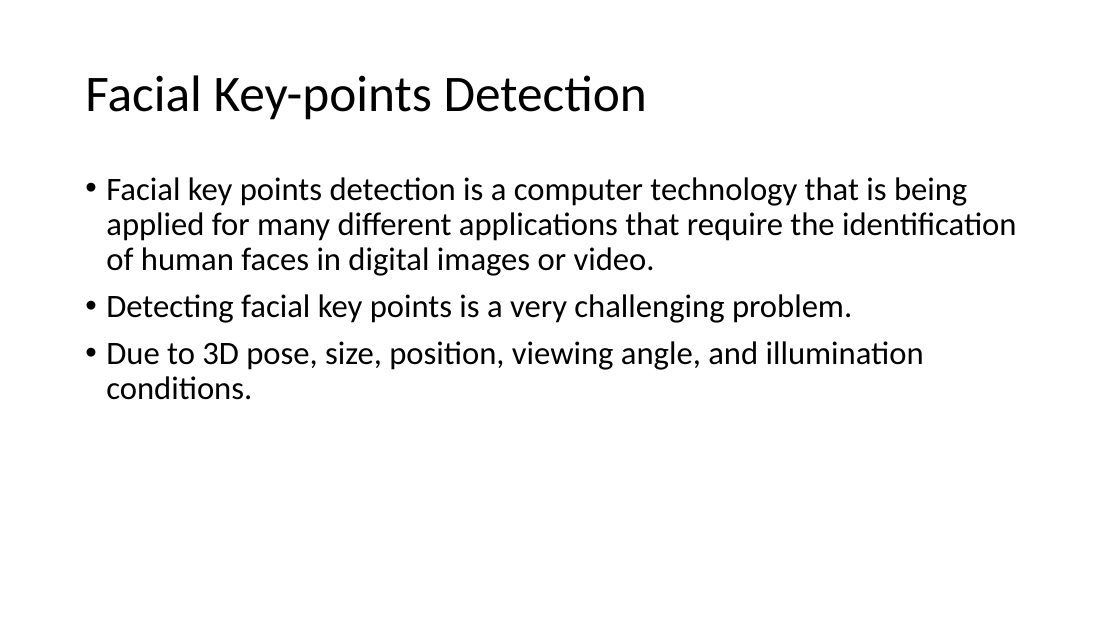
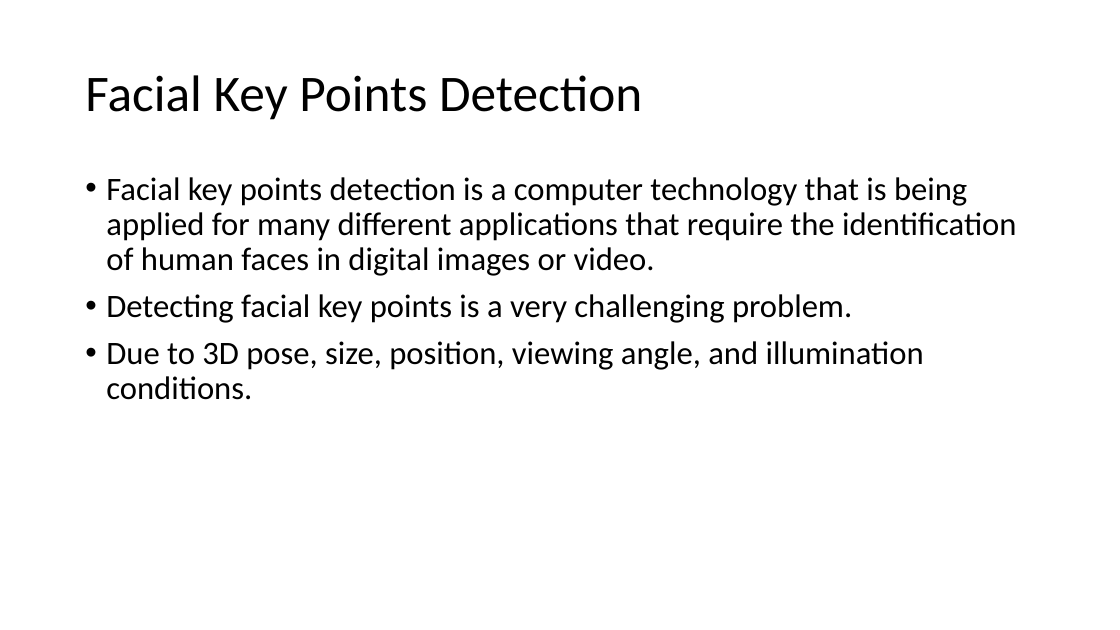
Before and after one commit to IkramulMurad/Face-detection, a slide deck: slide 2 of Book/Facial Key-points Detection.pptx. Drawn at 1120x630 pixels with LibreOffice and Linux fonts; fonts in the diff are those of the drawing. Boxes give left, top, right and bottom in pixels: in the first picture for what was removed or moved away, otherwise in the second. Text is boxed around its words. In the diff, an @@ line names an element or a change of style, - is before the commit and + after.

```diff
--- a/Book/Facial Key-points Detection.pptx
+++ b/Book/Facial Key-points Detection.pptx
@@ title at <box>85,75,642,120</box>: text changed @@
-Facial Key-points Detection
+Facial Key Points Detection
```
Also in this commit, not shown: 10 other slides changed, 5 slides added.
